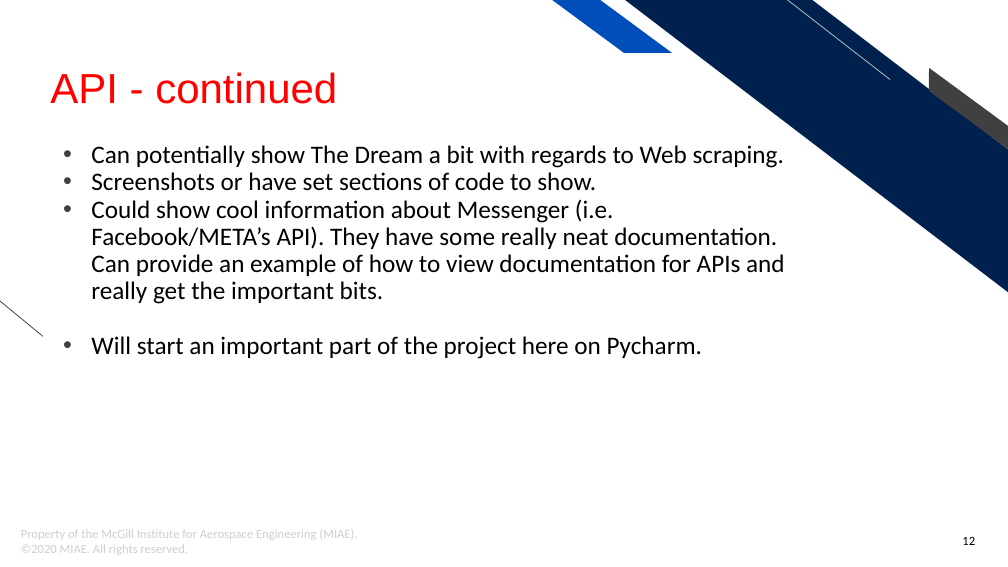
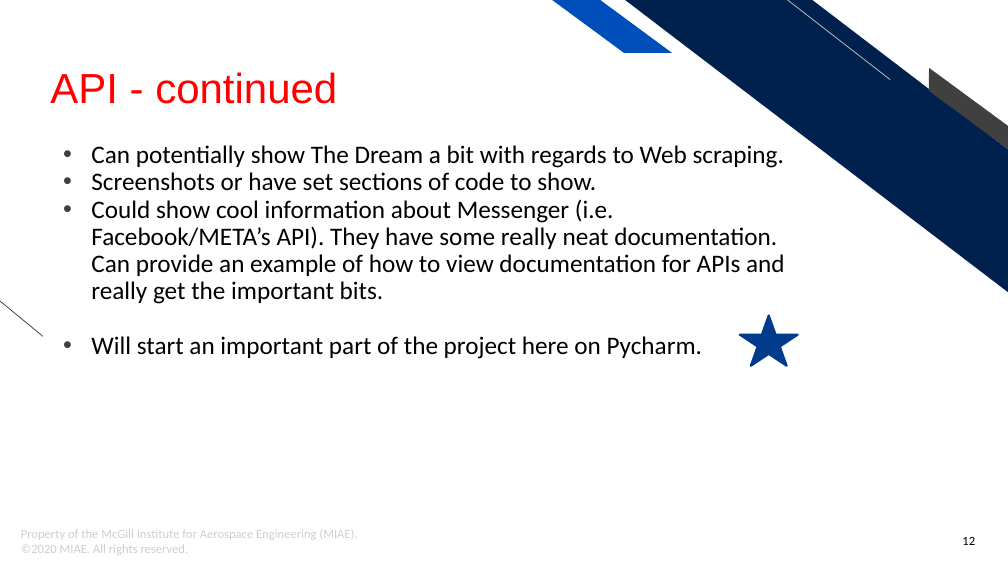
Before and after one commit to mowglu/MIAE-Python, a slide deck: slide 12 of Python Tutorial - MIAE.pptx. Drawn at 1008x567 pixels with LibreOffice and Linux fonts; fonts in the diff are those of the drawing; background and template pictures are left out. Boxes give left, top, right and bottom in pixels: in the first picture for what was removed or moved away, otherwise in the second. Text is boxed around its words. In the diff, an @@ line names an element or a change of style, - is before the commit and + after.

```diff
--- a/Python Tutorial - MIAE.pptx
+++ b/Python Tutorial - MIAE.pptx
@@ star added at (740, 315, 798, 366), fill #003B8B, outline #003B8B 2 pt @@
```
Also in this commit, not shown: 4 other slides changed, 1 other file.
